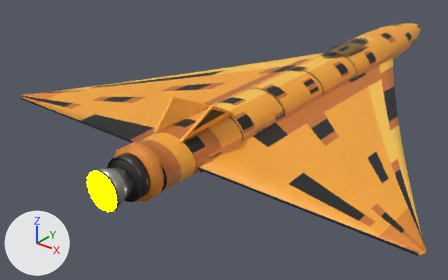
Renders of the glTF model ThoriumGap_JS/models/Ship_TigerWing_1.glb from each side of a commit.
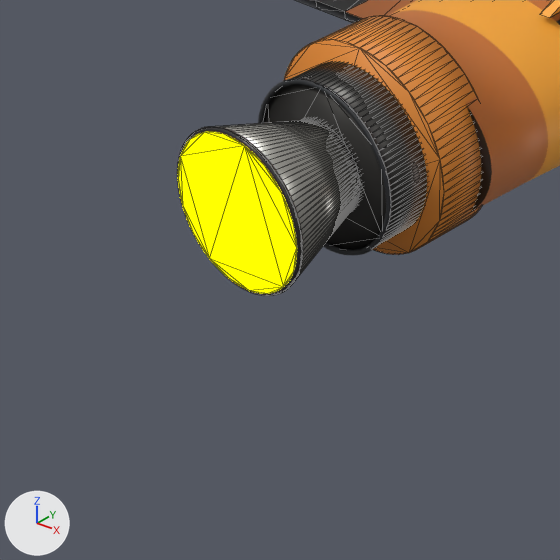
Each version is shown whole from a camera (50 mm lens) standing at (5.09, -8.64, 3.75) and looking at (-0.84, -1.23, -0.85), then close up on the part from 9% to 41% of the width and 49% to 100% of the height. The axes (+X, +Y, +Z) are drawn at lower left. The lights are the same throughout. The last two pictures show the newer version. The close-ups show mesh edges as thin lines. Where no turn or scale is listed for an object, it has been applied to the vertices.

Names of what the first close-up shows: 'AftCollar_IntegratedSingleEngineBand', 'EngineBell_Center_BroadBurnishedNozzle', 'EngineBlock_AftDarkSingleEngineHousing', 'EngineBlock_OuterBoltedRim', 'EngineEmitter', 'EngineLip_Center_DarkWideRim', 'Fuselage_OrganicEllipsoidTaperedBody_BakedPaint', 'Wing_Left_LongDeltaAerofoil_BakedPaint' and 2 more.
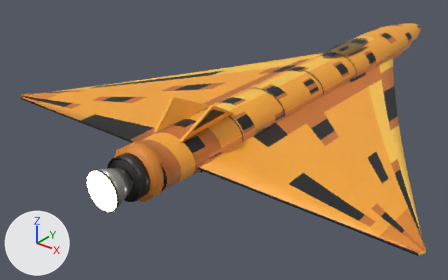
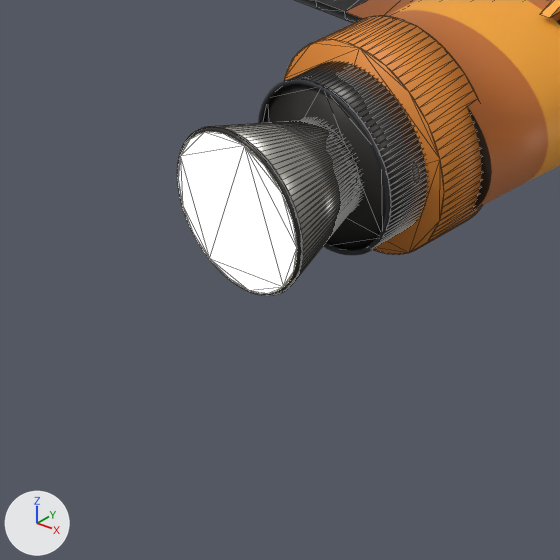
Boxes [x1, y1, x2, y2] around the edits, measured in the close-ups (560 x 560 px):
'EngineEmitter', recoloured (yellow to beige): [178, 132, 297, 293] in both

Patch to the scene script:
```diff
--- a/ThoriumGap_JS/models/Ship_TigerWing_1.glb.py
+++ b/ThoriumGap_JS/models/Ship_TigerWing_1.glb.py
@@ mat_engineglow @@
 mat_engineglow.roughness = 1.0
-mat_engineglow.emission_color = (1.0, 1.0, 0.0)  # yellow #ffff00
+mat_engineglow.emission_color = (0.62, 0.57, 0.4)  # beige #cec7aa
 mat_engineglow.emission_strength = 5.0
```
